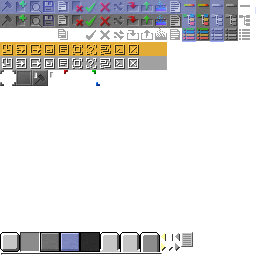
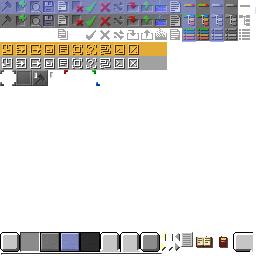
Layer changes from the first w=256, h=256 image to the second:
painted on "pager_n" over [140, 248, 160, 252]
added layer "pager副本 copy" in group "widget" over [233, 232, 253, 252]
added layer "Layer #7" in group "widget" over [219, 236, 228, 248]
added layer "Layer #6" in group "widget" over [196, 236, 213, 248]
